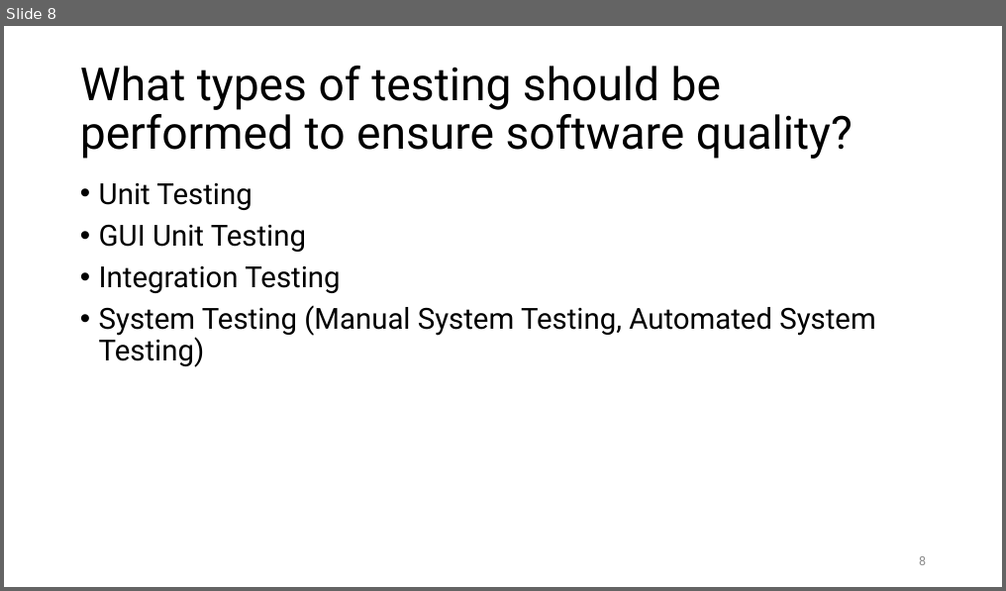
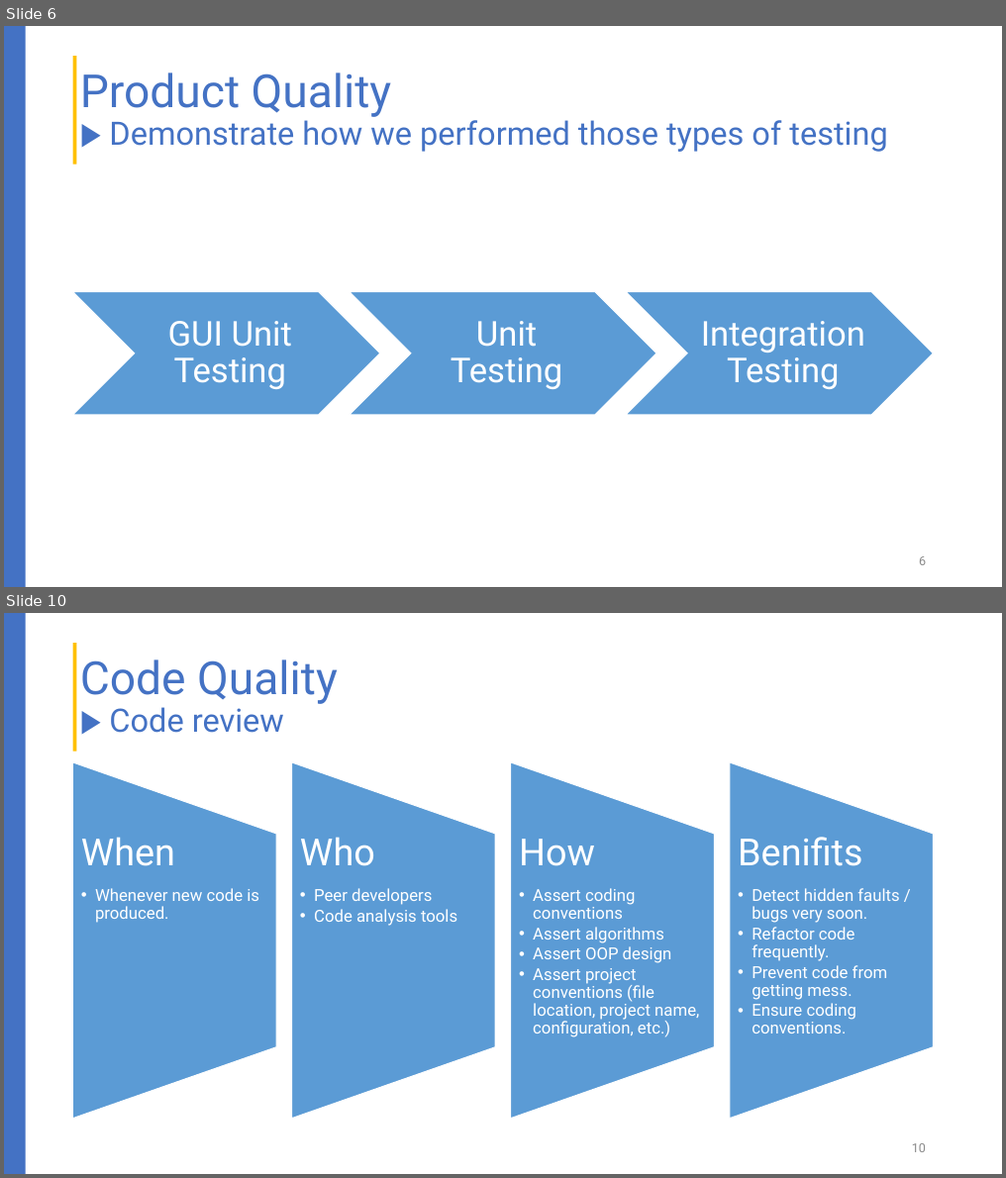
Before and after one commit to liepnguyen/Planru, a slide deck: Documents/Lessons Learned From Agile Quality Assurance In Scrum.pptx. Shown one above the other, each under a label of ours: slide 8 before the commit, slides 6 and 10 after it; the slides between them are not shown. The pictures are 1006x591 and 1006x1178 pixels, drawn with LibreOffice and Linux fonts; fonts in the diff are those of the drawing. Boxes give left, top, right and bottom in pixels: in the first picture for what was removed or moved away, otherwise in the second. Text is boxed around its words. In the diff, an @@ line names an element or a change of style, - is before the commit and + after.

```diff
--- a/Documents/Lessons Learned From Agile Quality Assurance In Scrum.pptx
+++ b/Documents/Lessons Learned From Agile Quality Assurance In Scrum.pptx
@@ slide 10 added at [4, 613, 1002, 1174], background #FFFFFF; not listed: 2 template elements that a slide beside it also shows @@
@@ title added at [80, 660, 338, 733], 44 pt, text #4472C4 @@
+Code Quality
+▶ Code review
@@ group added at [73, 762, 933, 1119]: 4 flow chart manual operations, 4 texts @@
+When
+  •• Whenever new code is produced.
+Who
+  •• Peer developers
+  •• Code analysis tools
+How
+  •• Assert coding conventions
+  •• Assert algorithms
+  •• Assert OOP design
+  •• Assert project conventions (file location, project name, configuration, etc.)
+Benifits
+  •• Detect hidden faults / bugs very soon.
+  •• Refactor code frequently.
+  •• Prevent code from getting mess.
+  •• Ensure coding conventions.
@@ page number added at [912, 1144, 926, 1153], 12 pt, text #8C8C8C @@
+10
@@ what was slide 8 is now slide 6 @@
@@ slide 6 changed as well @@
@@ rectangle added at [4, 26, 26, 587], fill #4472C4 @@
@@ rectangle added at [73, 56, 76, 165], fill #FFC000 @@
@@ title at [80, 73, 887, 152]: text changed; size 44 to 31 pt; text colour #000000 to #4472C4 @@
-What types of testing should be performed to ensure software quality?
+Product Quality
+▶ Demonstrate how we performed those types of testing
@@ text removed at [99, 183, 875, 368] @@
-• Unit Testing
-• GUI Unit Testing
-• Integration Testing
-• System Testing (Manual System Testing, Automated System Testing)
@@ group added at [73, 291, 933, 414]: 3 chevrons, 3 texts @@
+GUI Unit Testing
+Unit Testing
+Integration Testing
```
Also in this commit, not shown: 15 other slides changed, 4 other slides added, 3 slides removed.
